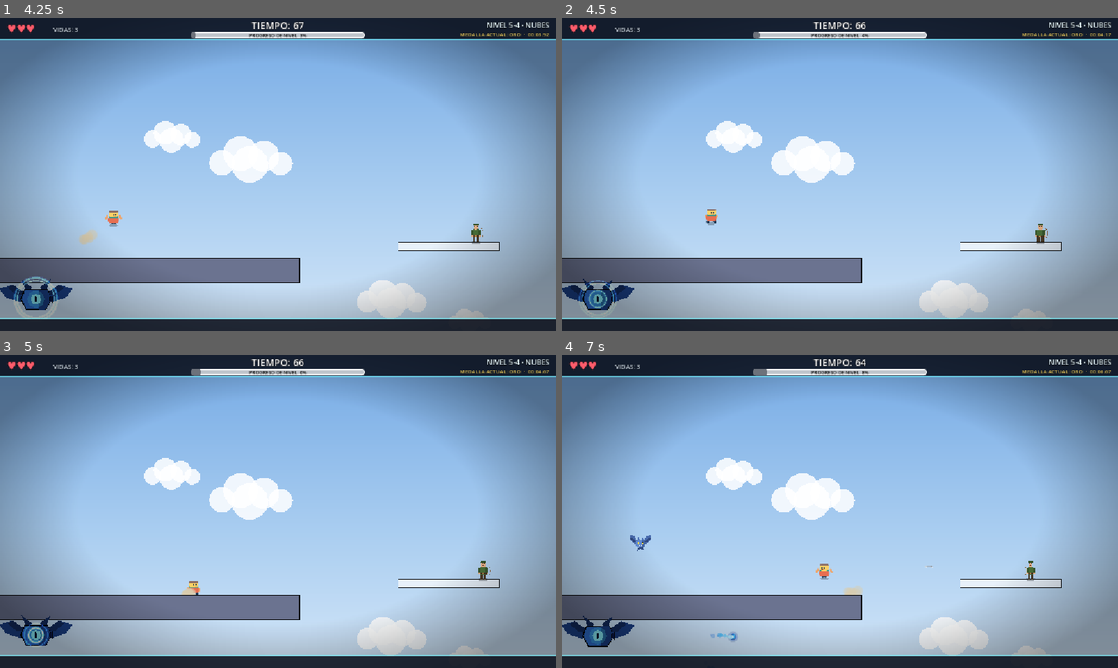
Above: before the commit, frames 1-4 (two rows, left to right).
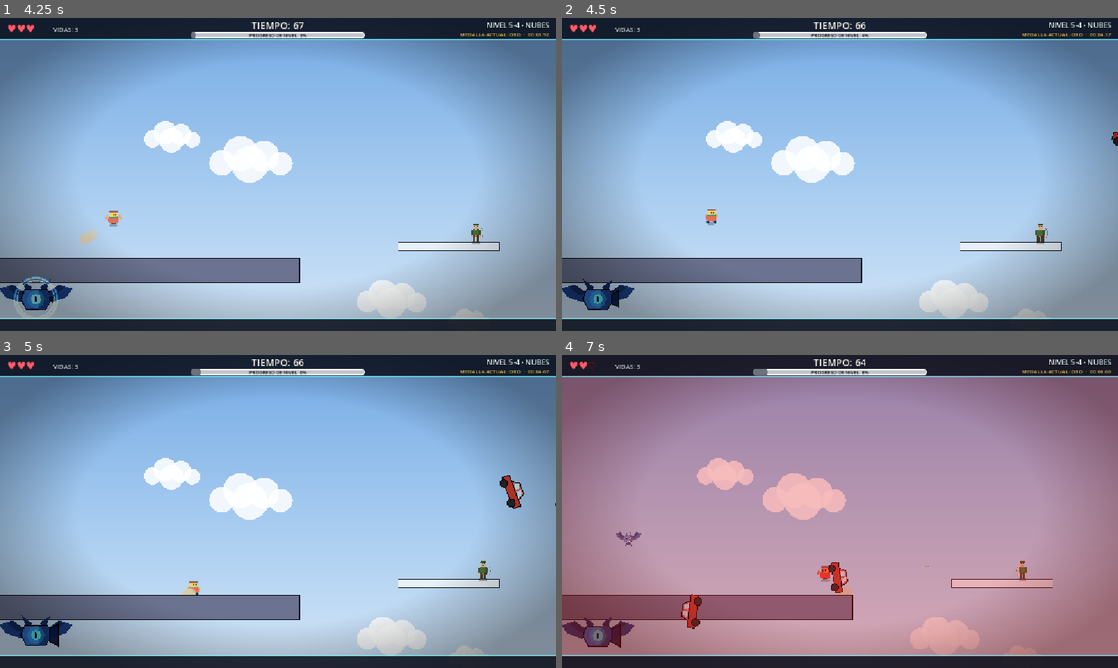
Above: after the commit, the same moments.

Repository: francoNicolasAlvarez/Plataformero_editable
Game: Godot game, scene res://scenes/levels/level_twentyfour.tscn
The game is run twice, just before and just after one commit, with the same random seed, the same clock (stepped at 60 frames per second) and the same inputs. This scene is started directly instead of the project's main scene.
Inputs (mouse positions are in pixels of both pictures, inside the frame that each line leads up to):
- Up to frame 1 (4.25 s): tap Enter (pause) at 0.5 s; move the mouse to (400, 158) at 0.52 s; hold D (move_right) 0.53-1.25 s; tap Ctrl (dash) at 0.6 s; click (400, 158) at 0.67 s; tap Space (jump) at 0.77, 1.07, 3.77, 4.07 s; drag from (166, 190) to (461, 237) at 1.27 s; move the mouse to (333, 105) at 2.02 s; hold A (move_left) 2.03-2.75 s; tap Tab at 2.1 s; drag from (250, 237) to (111, 127) at 2.77 s; move the mouse to (444, 221) at 3.52 s; hold D (move_right) from 3.53 s (still down); tap J at 3.6 s
- Up to frame 2 (4.5 s): release D (move_right) at 4.25 s; drag from (673, 127) to (1040, 237) at 4.27 s
- Up to frame 3 (5 s): no input
- Up to frame 4 (7 s): move the mouse to (867, 511) at 5.02 s; hold D (move_right) 5.03-5.75 s; tap Z at 5.1 s; click (867, 511) at 5.17 s; drag from (756, 433) to (639, 639) at 5.77 s; move the mouse to (962, 495) at 6.52 s; hold A (move_left) from 6.53 s (still down); tap Shift at 6.6 s; tap Space (jump) at 6.77 s

Frame 1 is identical in both runs. In frame 2, 0.3% of the frame differs, in the area x 2-100%, y 36-95%; in frame 3, 0.5%; in frame 4, 89%, in the area x 0-100%, y 2-97%.

Commit message:
Aspirador: objetos mas frecuentes, desde el borde derecho y por encima del jugador
Co-Authored-By: Claude Sonnet 5.5 <noreply@anthropic.com>

Diff:
--- a/scripts/enemies/vacuum_sentry.gd
+++ b/scripts/enemies/vacuum_sentry.gd
@@ -24,8 +24,8 @@
 enum Phase { SHOOT, SUCK }
 
 @export_range(0.5, 12.0, 0.01) var shoot_interval: float = 5.0
-@export_range(2.0, 40.0, 0.5) var suction_interval: float = 12.0
-@export_range(1.0, 10.0, 0.1) var suction_duration: float = 3.4
+@export_range(2.0, 40.0, 0.5) var suction_interval: float = 4.0
+@export_range(1.0, 10.0, 0.1) var suction_duration: float = 7.0
 ## Objetos aspirados (2026-11-24): uno cada `object_interval` s y como mucho
 ## `max_objects` a la vez.
 @export_range(0.1, 5.0, 0.05) var object_interval: float = 0.5
@@ -191,11 +191,16 @@
 	var kind: String = OBJECT_KINDS[_rng.randi() % OBJECT_KINDS.size()]
 	var node := _build_object(kind)
 	var view := _view_size()
-	# Por el borde derecho de la pantalla, a cualquier altura visible.
+	# Por el borde derecho de la pantalla, siempre más arriba que el jugador
+	# (2026-11-24) y dentro de la zona visible, así cruzan la pantalla a la vista.
 	var right_edge := view.x - left_margin + 80.0
 	var top_edge := -(view.y - bottom_margin) + 40.0
 	var bottom_edge := bottom_margin - 40.0
-	node.position = Vector2(right_edge, _rng.randf_range(top_edge, bottom_edge))
+	var highest_allowed := bottom_edge
+	var player := get_tree().get_first_node_in_group("player") as Node2D
+	if player != null:
+		highest_allowed = clampf(_suction_layer.to_local(player.global_position).y - 70.0, top_edge + 30.0, bottom_edge)
+	node.position = Vector2(right_edge, _rng.randf_range(top_edge, highest_allowed))
 	node.scale = Vector2.ONE * _rng.randf_range(1.1, 1.6)
 	_suction_layer.add_child(node)
 	_objects.append({
--- a/tests/world5_mechanics_smoke_test.gd
+++ b/tests/world5_mechanics_smoke_test.gd
@@ -213,6 +213,9 @@
 	sentry._clear_objects()
 	sentry._spawn_object()
 	var spawned := sentry._objects[0]["node"] as Node2D
+	var player_local_y: float = (spawned.get_parent() as Node2D).to_local(player.global_position).y
+	_check(spawned.position.y <= player_local_y - 40.0 or spawned.position.y <= -(camera_view.y - sentry.bottom_margin) + 80.0, "Centinela aspirador: los objetos nacen más arriba que el jugador")
+	_check(spawned.global_position.y > screen.y - camera_view.y * 0.5 - 40.0 and spawned.global_position.y < screen.y + camera_view.y * 0.5, "Centinela aspirador: los objetos nacen dentro de la pantalla visible")
 	var right_screen := screen.x + camera_view.x * 0.5
 	_check(spawned.global_position.x > right_screen - 40.0, "Centinela aspirador: los objetos aparecen en el extremo derecho (x=%.0f, borde=%.0f)" % [spawned.global_position.x, right_screen])
 	player.health.reset()
Not shown, changed: AGENTS.md
